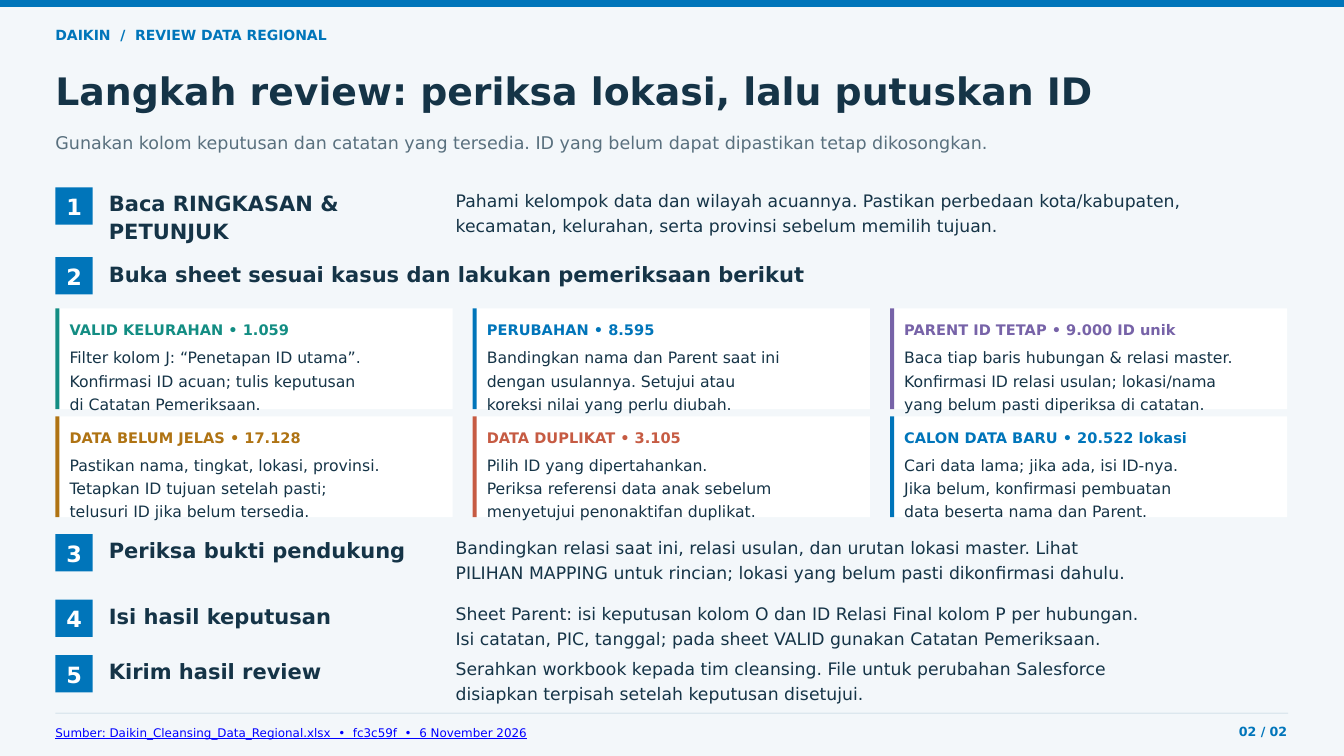
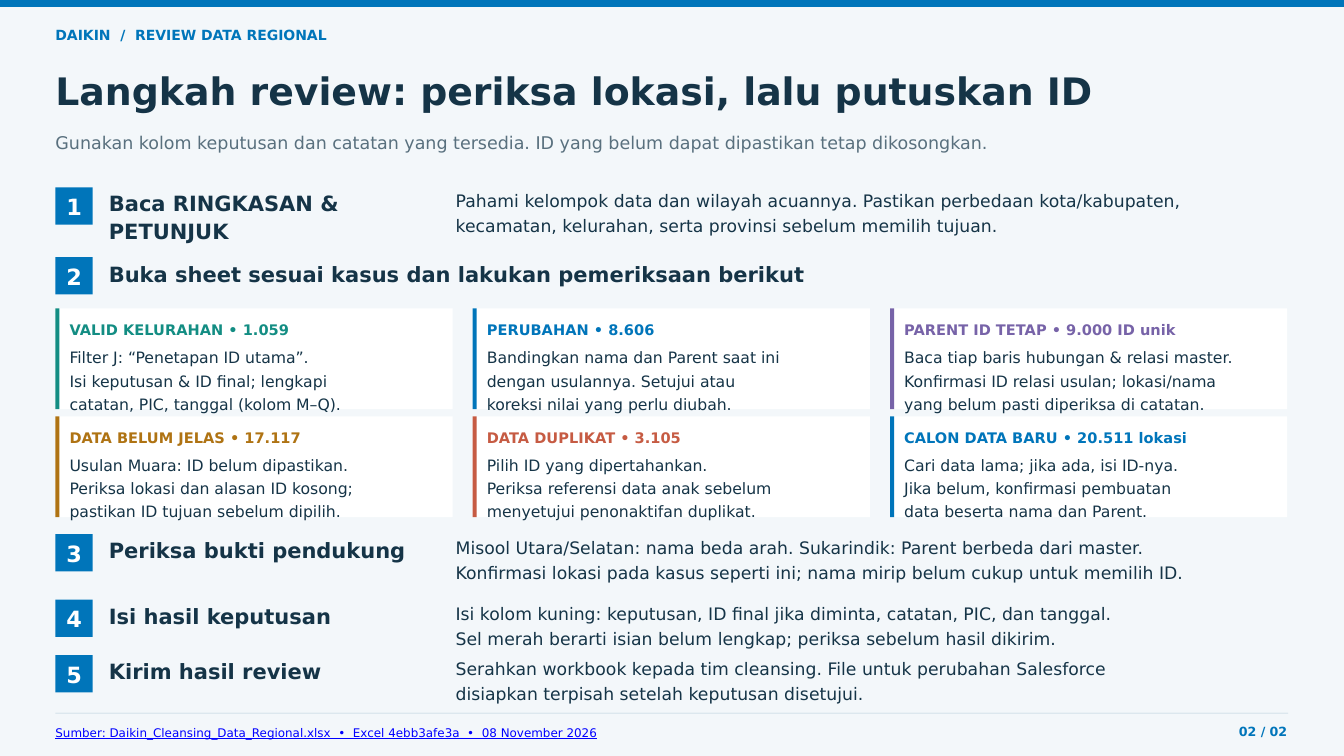
Before and after one commit to salvianwork/ChatGPTWorkSpace, a slide deck: slide 2 of cleansing/client_review/Mandatory for Client/Daikin_Ringkasan_dan_Panduan_Review_Terbaru_2_Slide.pptx. Drawn at 1344x756 pixels with LibreOffice and Linux fonts; fonts in the diff are those of the drawing. Boxes give left, top, right and bottom in pixels: in the first picture for what was removed or moved away, otherwise in the second. Text is boxed around its words. In the diff, an @@ line names an element or a change of style, - is before the commit and + after.

Commit message:
Perjelas bukti dan alur review data regional Daikin

```diff
--- a/cleansing/client_review/Mandatory for Client/Daikin_Ringkasan_dan_Panduan_Review_Terbaru_2_Slide.pptx
+++ b/cleansing/client_review/Mandatory for Client/Daikin_Ringkasan_dan_Panduan_Review_Terbaru_2_Slide.pptx
@@ text at [487, 324, 654, 336]: text changed @@
-PERUBAHAN • 8.595
+PERUBAHAN • 8.606
@@ text at [70, 351, 341, 414]: text changed @@
-Filter kolom J: “Penetapan ID utama”.
-Konfirmasi ID acuan; tulis keputusan
-di Catatan Pemeriksaan.
+Filter J: “Penetapan ID utama”.
+Isi keputusan & ID final; lengkapi
+catatan, PIC, tanggal (kolom M–Q).
@@ text at [70, 432, 300, 446]: text changed @@
-DATA BELUM JELAS • 17.128
+DATA BELUM JELAS • 17.117
@@ text at [904, 432, 1187, 444]: text changed @@
-CALON DATA BARU • 20.522 lokasi
+CALON DATA BARU • 20.511 lokasi
@@ text at [70, 459, 353, 521]: text changed @@
-Pastikan nama, tingkat, lokasi, provinsi.
-Tetapkan ID tujuan setelah pasti;
-telusuri ID jika belum tersedia.
+Usulan Muara: ID belum dipastikan.
+Periksa lokasi dan alasan ID kosong;
+pastikan ID tujuan sebelum dipilih.
@@ text at [456, 541, 1183, 583]: text changed @@
-Bandingkan relasi saat ini, relasi usulan, dan urutan lokasi master. Lihat
-PILIHAN MAPPING untuk rincian; lokasi yang belum pasti dikonfirmasi dahulu.
+Misool Utara/Selatan: nama beda arah. Sukarindik: Parent berbeda dari master.
+Konfirmasi lokasi pada kasus seperti ini; nama mirip belum cukup untuk memilih ID.
@@ text at [456, 607, 1111, 649]: text changed @@
-Sheet Parent: isi keputusan kolom O dan ID Relasi Final kolom P per hubungan.
-Isi catatan, PIC, tanggal; pada sheet VALID gunakan Catatan Pemeriksaan.
+Isi kolom kuning: keputusan, ID final jika diminta, catatan, PIC, dan tanggal.
+Sel merah berarti isian belum lengkap; periksa sebelum hasil dikirim.
@@ text at [55, 728, 597, 740]: text changed @@
-Sumber: Daikin_Cleansing_Data_Regional.xlsx • fc3c59f • 6 November 2026
+Sumber: Daikin_Cleansing_Data_Regional.xlsx • Excel 4ebb3afe3a • 08 November 2026
```
Also in this commit, not shown: 1 other slide changed, 11 other files.
